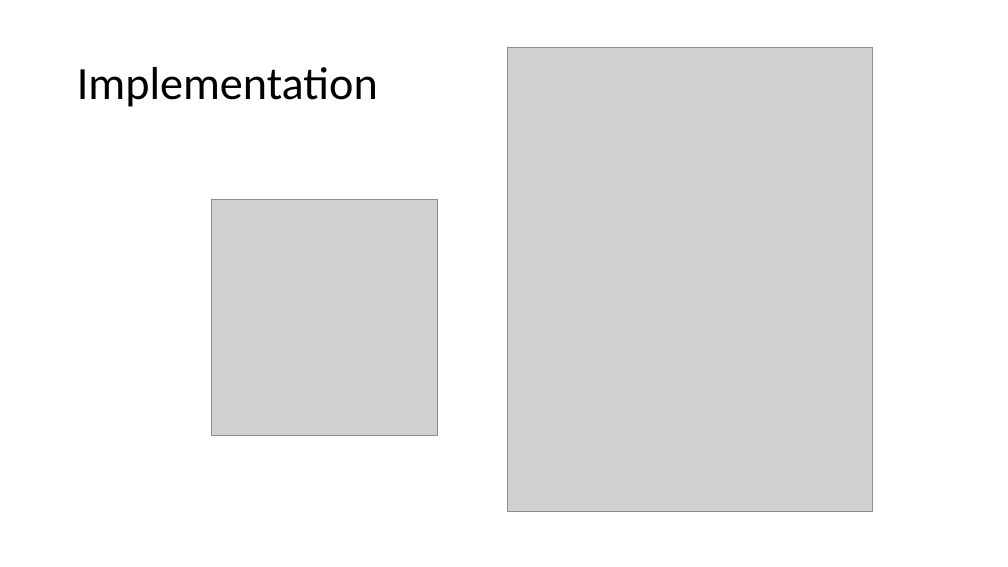
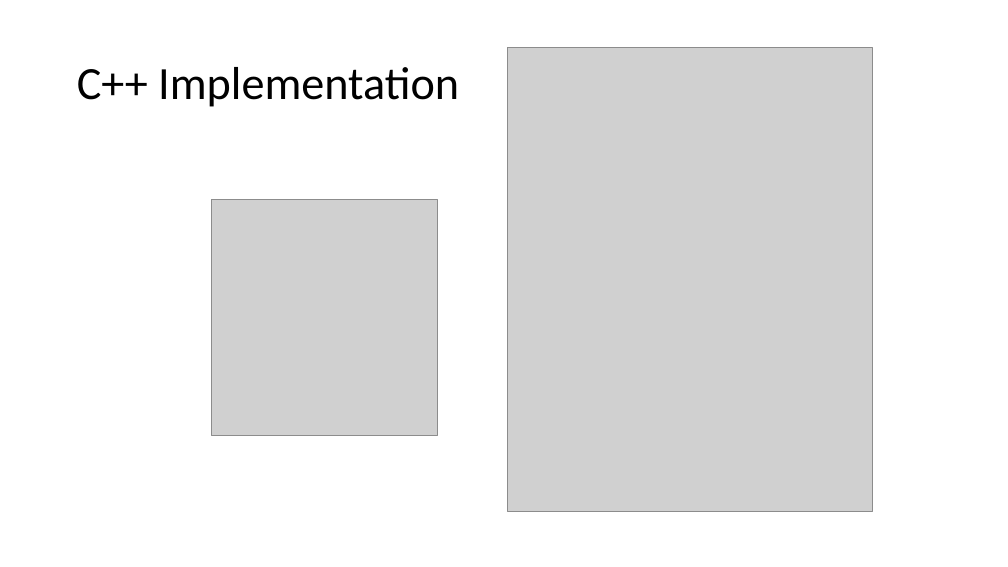
Before and after one commit to kwea123/cpp_data_algo, a slide deck: slide 7 of 2_Tree.pptx. Drawn at 1008x567 pixels with LibreOffice and Linux fonts; fonts in the diff are those of the drawing; grey boxes stand for pictures. Boxes give left, top, right and bottom in pixels: in the first picture for what was removed or moved away, otherwise in the second. Text is boxed around its words. In the diff, an @@ line names an element or a change of style, - is before the commit and + after.

```diff
--- a/2_Tree.pptx
+++ b/2_Tree.pptx
@@ title at (77, 67, 459, 107): text changed @@
-Implementation
+C++ Implementation
```
Also in this commit, not shown: 4 other slides changed, 2 slides added, 3 other files.
